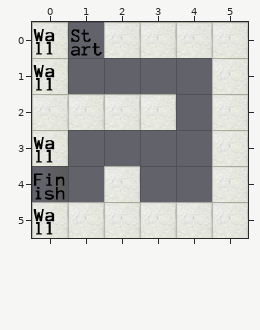
A Tiled map gets an edit: level2.tmx. The picture above was drawn from the file before the commit.
Cells are 48x48 px. Shown: x 0..5, y 0..5. Tiles whose own drawing changed are shown in their newer look in all pictures.
The same view after the edit:
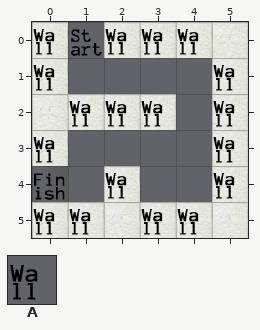
Key: from "objects": A 3.
_ is an empty cell.
Changes in this commit:
Layer "Objects":
Tile A is added in row 0 at x 2 to 4; in row 1 at x 5; in row 2 at x 1 to 3 and 5; in row 3 at x 5; in row 4 at x 2 and 5; in row 5 at x 1 and 3 to 4.
